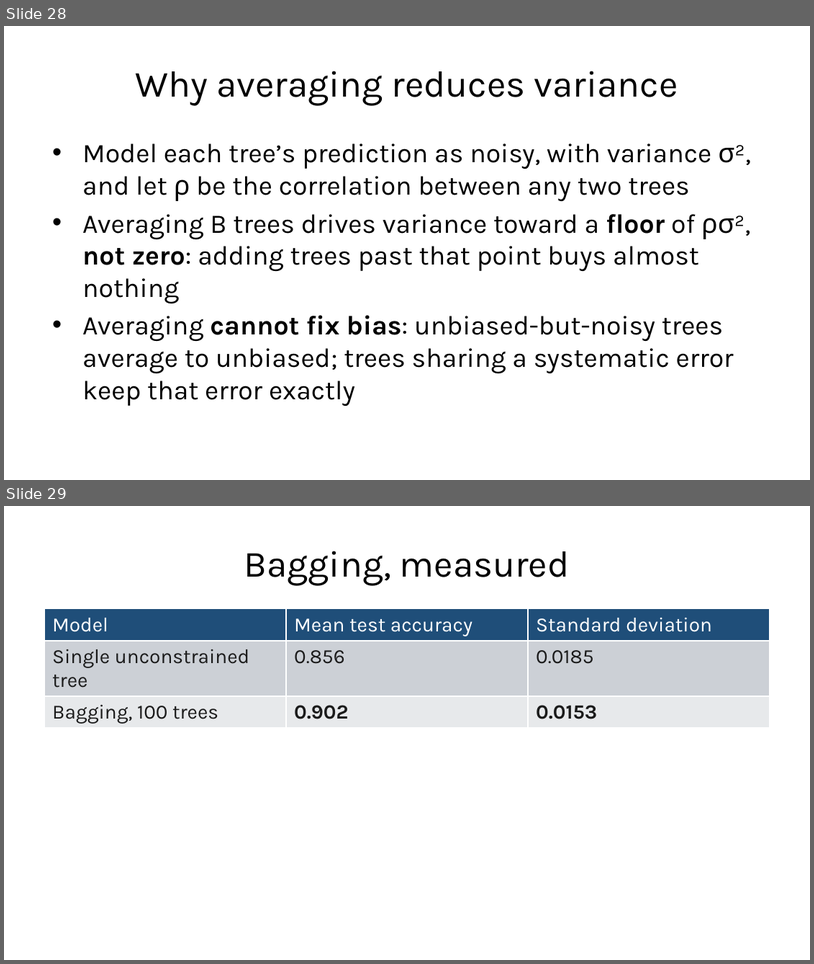
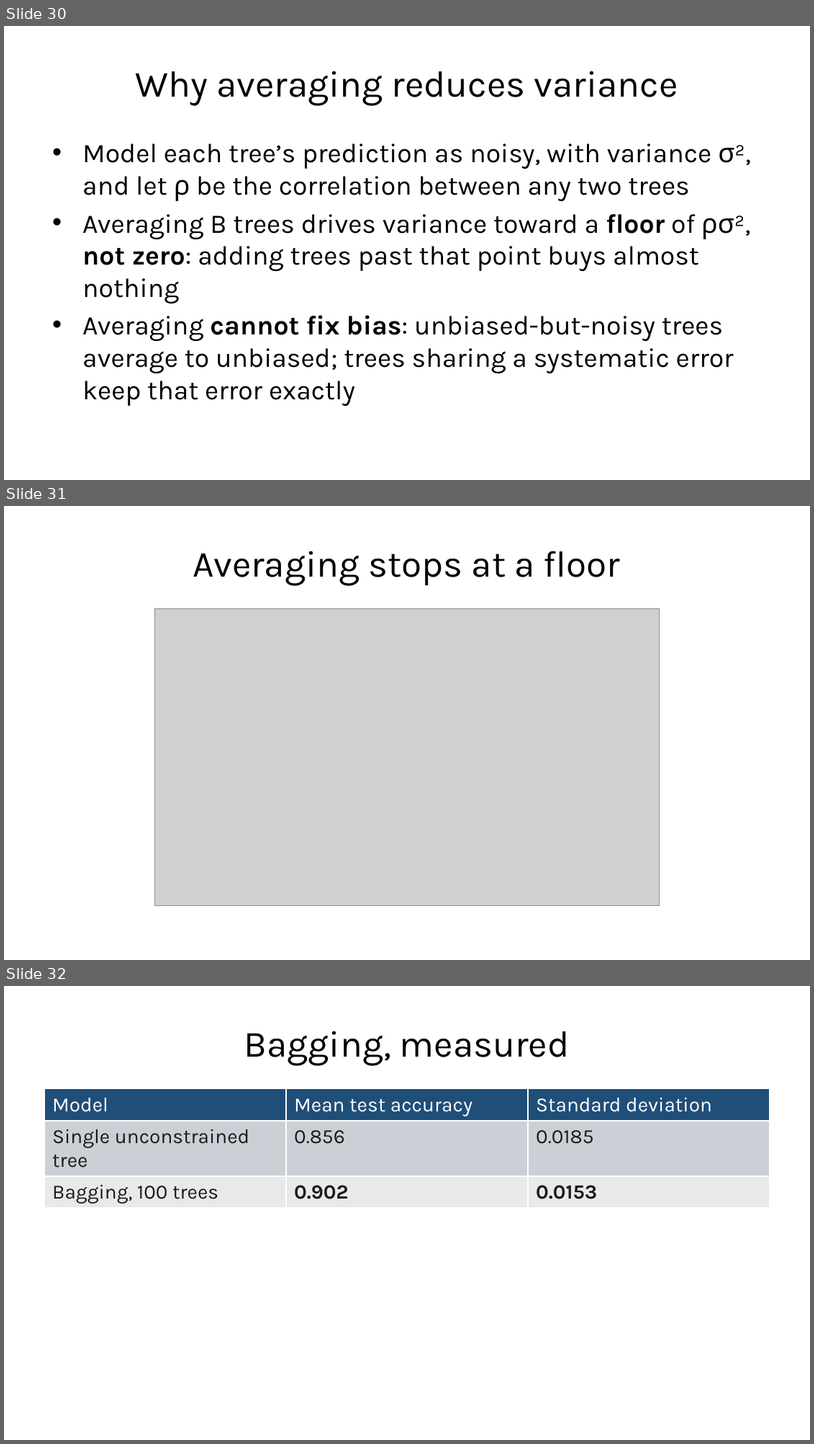
Before and after one commit to fabioantonini/technologies-for-artificial-intelligence, a slide deck: Lessons/07_trees_and_ensembles/Slides/trees_and_ensembles_slides.pptx. Shown one above the other, each under a label of ours: slides 28 and 29 before the commit, slides 30, 31 and 32 after it. The pictures are 814x964 and 814x1444 pixels, drawn with LibreOffice and Linux fonts; fonts in the diff are those of the drawing; grey boxes stand for pictures; background and template pictures are left out. Boxes give left, top, right and bottom in pixels: in the first picture for what was removed or moved away, otherwise in the second. Text is boxed around its words. In the diff, an @@ line names an element or a change of style, - is before the commit and + after.

```diff
--- a/Lessons/07_trees_and_ensembles/Slides/trees_and_ensembles_slides.pptx
+++ b/Lessons/07_trees_and_ensembles/Slides/trees_and_ensembles_slides.pptx
@@ slide 31 added at (x1=4, y1=506, x2=810, y2=960), background #FFFFFF @@
@@ title added at (x1=193, y1=551, x2=621, y2=585), 33 pt, text #1A1A1A @@
+Averaging stops at a floor
@@ picture added at (x1=154, y1=609, x2=660, y2=905) @@
@@ what was slide 28 is now slide 30 @@
@@ what was slide 29 is now slide 32 @@
```
Also in this commit, not shown: 4 slides changed, 2 other slides added, 13 other files.
